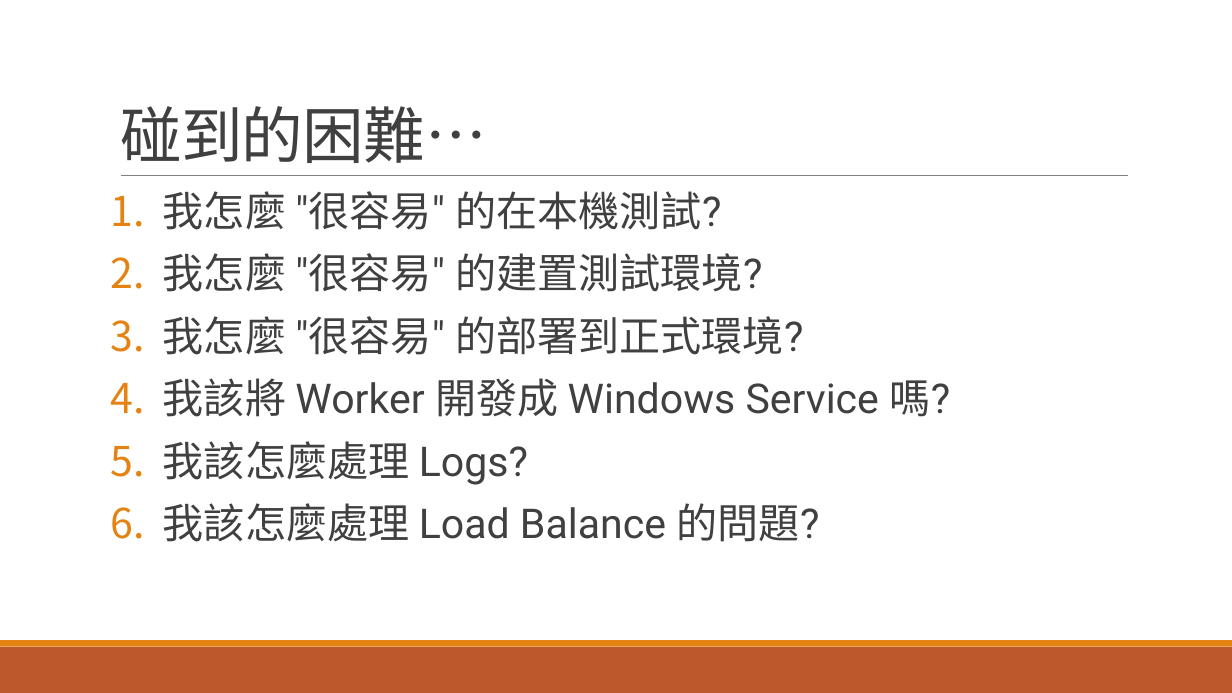
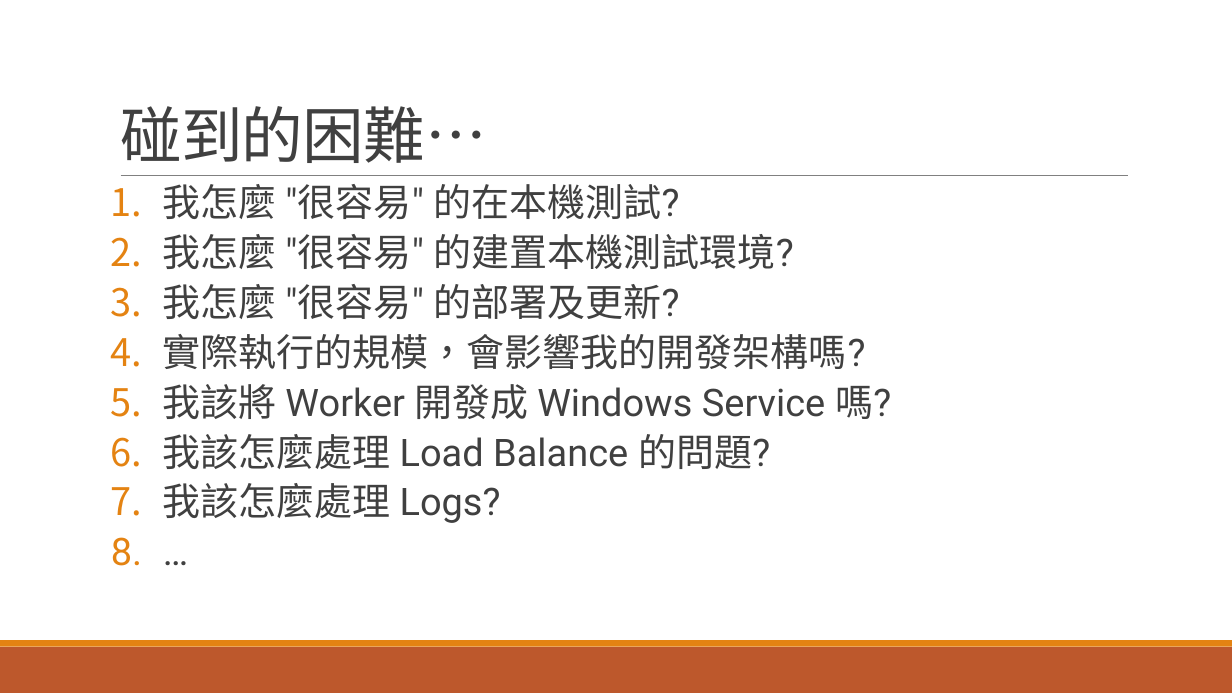
Before and after one commit to andrew0928/Meetup, a slide deck: slide 5 of 20170916.ContainerDrivenDevelop/slides.pptx. Drawn at 1232x693 pixels with LibreOffice and Linux fonts; fonts in the diff are those of the drawing. Boxes give left, top, right and bottom in pixels: in the first picture for what was removed or moved away, otherwise in the second. Text is boxed around its words. In the diff, an @@ line names an element or a change of style, - is before the commit and + after.

```diff
--- a/20170916.ContainerDrivenDevelop/slides.pptx
+++ b/20170916.ContainerDrivenDevelop/slides.pptx
@@ text at bbox=[163, 184, 891, 523]: size 32 to 29.6 pt in "我怎麼 "很容易" 的在本機測試?", "我該將 Worker 開發成 Windows Service 嗎?", "我該怎麼處理 Logs?"; line spacing 0.9 to 0.7 @@
@@ text at bbox=[163, 234, 866, 369]: text changed; size 32 to 29.6 pt @@
-2. 我怎麼 "很容易" 的建置測試環境?
-3. 我怎麼 "很容易" 的部署到正式環境?
+2. 我怎麼 "很容易" 的建置本機測試環境?
+3. 我怎麼 "很容易" 的部署及更新?
+4. 實際執行的規模，會影響我的開發架構嗎?
@@ text at bbox=[163, 434, 770, 469]: paragraph added @@
+6. 我該怎麼處理 Load Balance 的問題?
@@ text at bbox=[163, 503, 820, 542]: text changed; size 32 to 29.6 pt @@
-6. 我該怎麼處理 Load Balance 的問題?
+8. …
```
Also in this commit, not shown: 10 other slides changed, 2 slides added, 5 slides removed, 2 other files.
